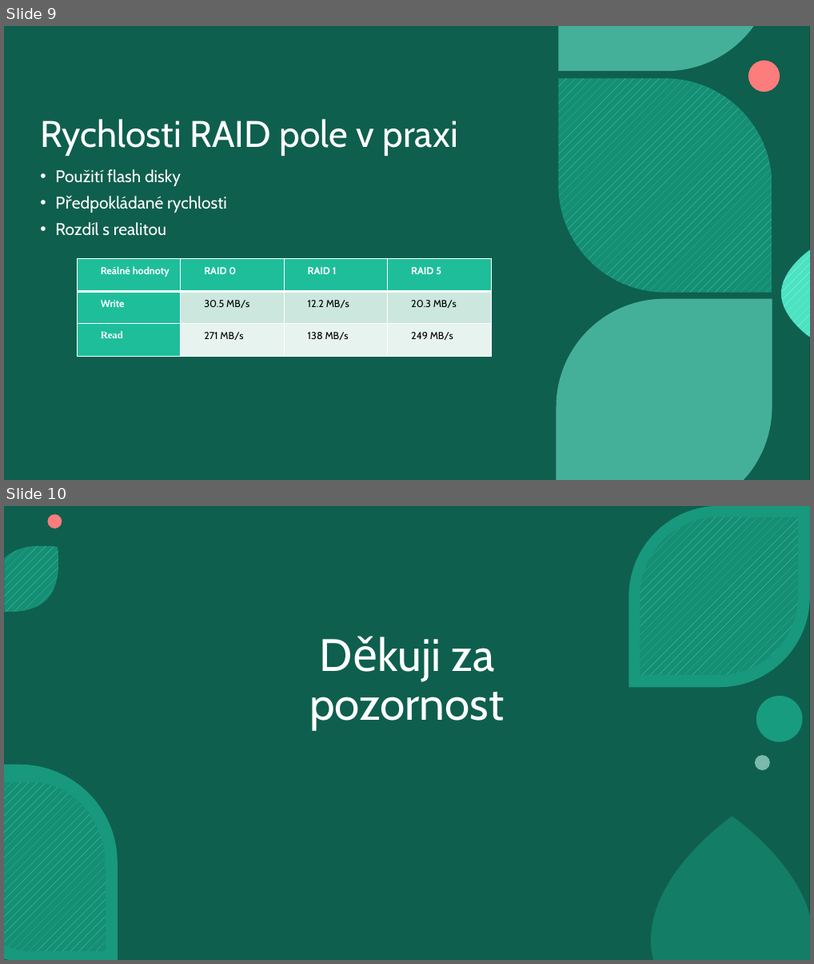
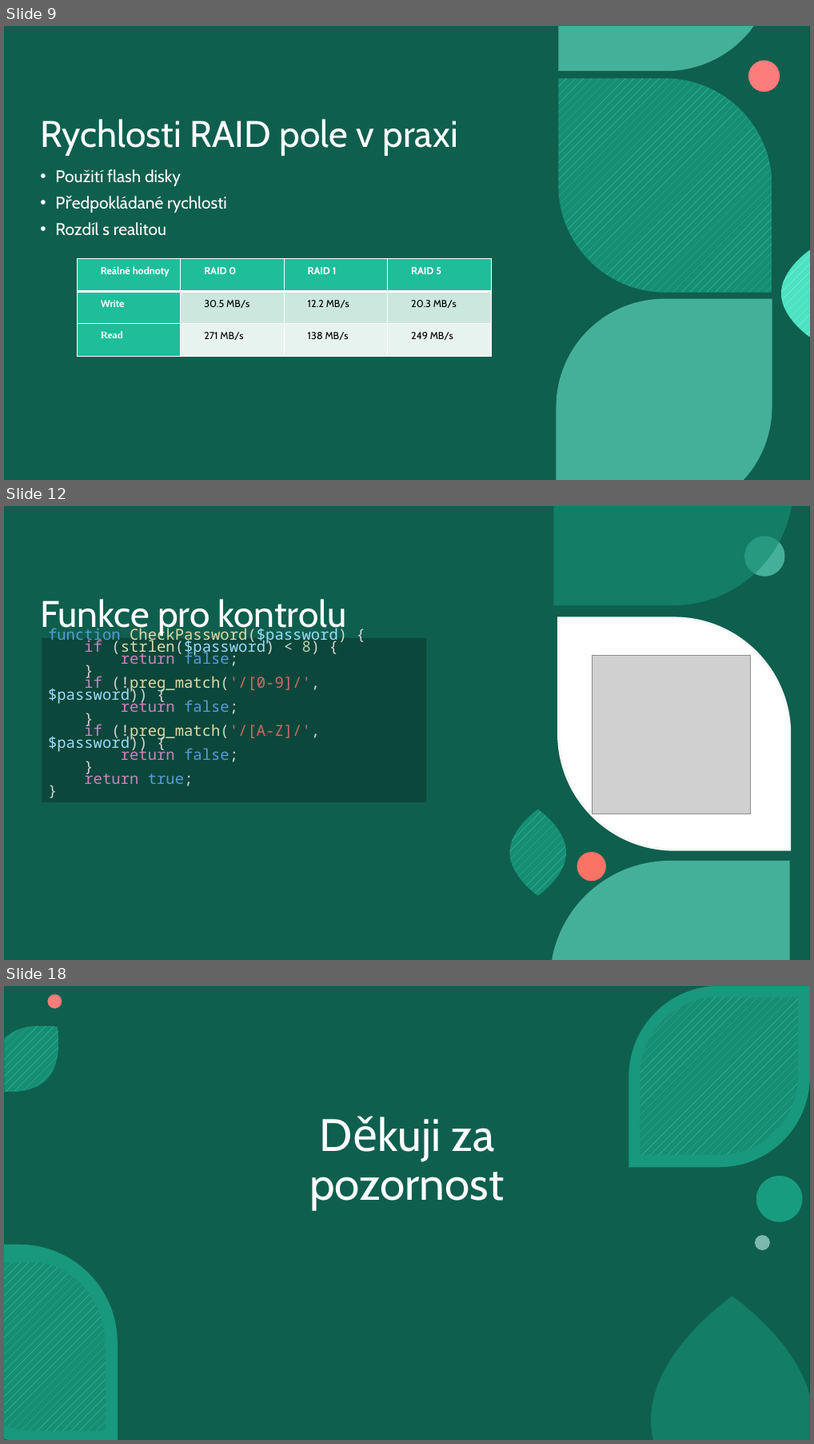
Before and after one commit to michalcz10/USB-RAID-Array, a slide deck: Documentation/USB RAID pole.pptx. Shown one above the other, each under a label of ours: slides 9 and 10 before the commit, slides 9, 12 and 18 after it; the slides between them are not shown. The pictures are 814x964 and 814x1444 pixels, drawn with LibreOffice and Linux fonts; fonts in the diff are those of the drawing; grey boxes stand for pictures; background and template pictures are left out. Boxes give left, top, right and bottom in pixels: in the first picture for what was removed or moved away, otherwise in the second. Text is boxed around its words. In the diff, an @@ line names an element or a change of style, - is before the commit and + after.

```diff
--- a/Documentation/USB RAID pole.pptx
+++ b/Documentation/USB RAID pole.pptx
@@ slide 12 added at (x1=4, y1=506, x2=810, y2=960), background picture (left out); not listed: 3 template elements that a slide beside it also shows @@
@@ rectangle added at (x1=4, y1=506, x2=810, y2=960), fill #09392F @@
@@ rectangle added at (x1=4, y1=506, x2=810, y2=960), fill #18997E at 40% opacity @@
@@ freeform shape added at (x1=558, y1=506, x2=754, y2=551), fill #69E7CC at 60% opacity @@
@@ text added at (x1=40, y1=599, x2=347, y2=635), 44 pt, text #FFFFFF @@
+Funkce pro kontrolu
@@ group added at (x1=510, y1=506, x2=792, y2=960): 4 freeform shapes, 2 ellipses @@
@@ title added at (x1=42, y1=638, x2=427, y2=802), fill #0B473A, 18 pt, text #DCDCAA @@
+function CheckPassword($password) {
+if (strlen($password) < 8) {
+return false;
+}
+if (!preg_match('/[0-9]/', $password)) {
+return false;
+}
+if (!preg_match('/[A-Z]/', $password)) {
+return false;
+}
+return true;
+}
@@ picture added at (x1=592, y1=655, x2=750, y2=813) @@
@@ freeform shape added at (x1=782, y1=730, x2=810, y2=816), fill pattern #C3F6EB on #4BE3C2 @@
@@ freeform shape added at (x1=556, y1=779, x2=772, y2=960), fill #69E7CC at 60% opacity @@
@@ what was slide 10 is now slide 18 @@
```
Also in this commit, not shown: 2 slides changed, 7 other slides added.
